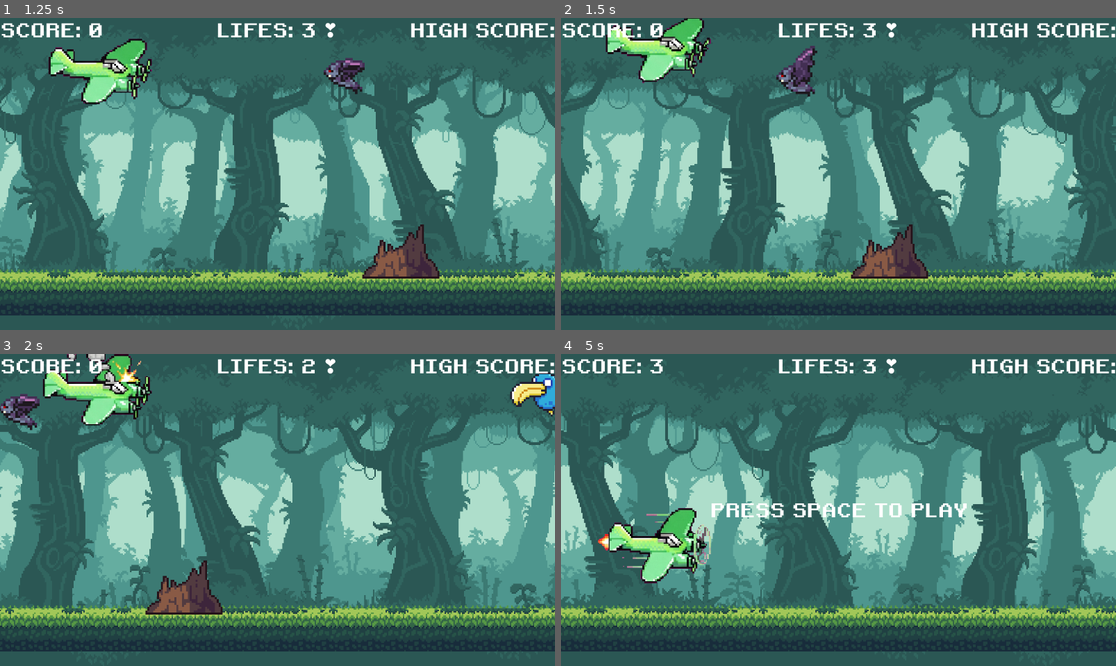
Above: before the commit, frames 1-4 (two rows, left to right).
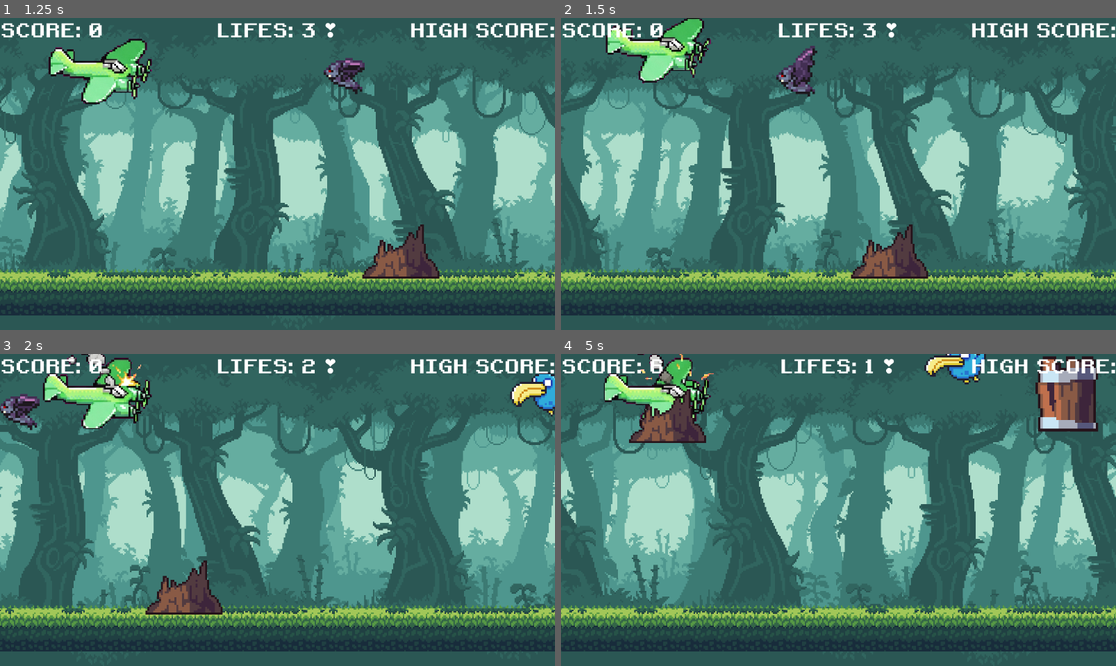
Above: after the commit, the same moments.

Repository: Humberto-Fonseca/Juego-avione-simulacion
Game: Godot game, scene res://dino-run-assets/assets/main.tscn
Two runs of this game, one before a commit and one after it. Both use one fixed random seed, a clock stepped at 60 frames per second and the inputs below.
Inputs (mouse positions are in pixels of both pictures, inside the frame that each line leads up to):
- Up to frame 1 (1.25 s): tap Space at 0.5 s; hold Right (ui_right) from 0.53 s (still down); hold Enter (ui_accept) from 0.53 s (still down)
- Up to frame 2 (1.5 s): keep holding Right (ui_right); release Enter (ui_accept) at 1.28 s; tap Enter (ui_accept) at 1.35 s
- Up to frame 3 (2 s): keep holding Right (ui_right); tap Enter (ui_accept) at 1.52, 1.82 s
- Up to frame 4 (5 s): release Right (ui_right) at 2.03 s; hold Left (ui_left) 2.03-2.78 s; hold Enter (ui_accept) 2.03-2.78 s; hold Right (ui_right) 2.78-4.25 s; tap Enter (ui_accept) at 2.85, 3.02, 3.32 s; hold Enter (ui_accept) 3.53-4.25 s; click (838, 510) at 4.25 s, where only the run before the commit has a clickable "REINTENTAR"

Frame 1 is identical in both runs. In frame 2, 0.5% of the frame differs, in the area x 8-28%, y 0-21%; in frame 3, 2.1%; in frame 4, 55%, in the area x 0-100%, y 0-88%.

Commit message:
inmunidad

Diff:
--- a/dino-run-assets/assets/avion.gd
+++ b/dino-run-assets/assets/avion.gd
@@ -12,13 +12,18 @@
 const DURACION_TURBO : float = 0.6
 const BOOST_VELOCIDAD : float = 1.5
 
+@onready var animated_sprite_2d: AnimatedSprite2D = $AnimatedSprite2D
+@onready var aku_aku_sound: AudioStreamPlayer2D = $AkuAkuSound
+@onready var jump_sound: AudioStreamPlayer = $JumpSound
+@onready var collision_polygon_2d: CollisionPolygon2D = $CollisionPolygon2D
+
 # Candado visual para el impacto
 var en_choque : bool = false
 
 func _physics_process(delta):
 	# Si el juego está en Game Over, no hacemos nada
 	if not get_parent().game_running:
-		$AnimatedSprite2D.play("turbo")
+		animated_sprite_2d.play("turbo")
 		return
 
 	# 1. Contadores de tiempo para el doble click
@@ -33,14 +38,14 @@
 
 	# 3. Detectar doble click para activar turbo
 	if Input.is_action_just_pressed("ui_accept"):
-		$JumpSound.play()
+		jump_sound.play()
 		if tiempo_arriba <= LIMITE_DOBLE_CLICK:
 			en_turbo = true
 			temporizador_turbo = DURACION_TURBO
 		tiempo_arriba = 0.0
 
 	elif Input.is_action_just_pressed("ui_down"):
-		$JumpSound.play()
+		jump_sound.play()
 		if tiempo_abajo <= LIMITE_DOBLE_CLICK:
 			en_turbo = true
 			temporizador_turbo = DURACION_TURBO
@@ -60,9 +65,9 @@
 	# (Limpiamos esto: ya no manipulamos las colisiones aquí)
 	if not en_choque:
 		if en_turbo:
-			$AnimatedSprite2D.play("turbo")
+			animated_sprite_2d.play("turbo")
 		else:
-			$AnimatedSprite2D.play("volando")
+			animated_sprite_2d.play("volando")
 
 	move_and_slide()
 
@@ -71,11 +76,12 @@
 func recibir_dano():
 	if en_choque: return
 	en_choque = true
-	$AnimatedSprite2D.play("crash")
-	$AkuAkuSound.play()
-	# Apaga la Máscara de la Capa 2 (Obstáculos), pero la 1 (Suelo) sigue activa
-	set_collision_mask_value(2, false)
+	animated_sprite_2d.play("crash")
+	aku_aku_sound.play()
+
+	collision_polygon_2d.set_deferred("disabled", true)
 	await get_tree().create_timer(2.0).timeout
 	en_choque = false
 	# Vuelve a encender la detección de obstáculos
-	set_collision_mask_value(2, true)
+	#set_collision_mask_value(2, true)
+	collision_polygon_2d.set_deferred("disabled", false)
--- a/dino-run-assets/assets/avion.tscn
+++ b/dino-run-assets/assets/avion.tscn
@@ -116,10 +116,11 @@
 "speed": 10.0
 }]
 
-[sub_resource type="RectangleShape2D" id="RectangleShape2D_m7jfv"]
-size = Vector2(192, 120)
+[sub_resource type="RectangleShape2D" id="RectangleShape2D_nyyl4"]
+size = Vector2(20, 136)
 
 [node name="avion" type="CharacterBody2D" unique_id=295396669]
+collision_mask = 4
 script = ExtResource("1_d6mc3")
 
 [node name="AnimatedSprite2D" type="AnimatedSprite2D" parent="." unique_id=1882920959]
@@ -127,12 +128,6 @@
 scale = Vector2(2, 2)
 sprite_frames = SubResource("SpriteFrames_vvfp2")
 animation = &"crash"
-frame = 2
-frame_progress = 0.4183635
-
-[node name="Col_fly" type="CollisionShape2D" parent="." unique_id=459146143]
-position = Vector2(-8, -4)
-shape = SubResource("RectangleShape2D_m7jfv")
 
 [node name="JumpSound" type="AudioStreamPlayer" parent="." unique_id=1757747466]
 stream = ExtResource("3_nyyl4")
@@ -140,3 +135,11 @@
 
 [node name="AkuAkuSound" type="AudioStreamPlayer2D" parent="." unique_id=634012856]
 stream = ExtResource("4_nyyl4")
+
+[node name="CollisionPolygon2D" type="CollisionPolygon2D" parent="." unique_id=1636650949]
+polygon = PackedVector2Array(-56, -16, 16, -16, 32, -40, 80, -56, 8, 48, -16, 56, -24, 48, -8, 8, -56, 0)
+
+[node name="CollisionShape2D" type="CollisionShape2D" parent="." unique_id=1443691488]
+position = Vector2(40, -4)
+shape = SubResource("RectangleShape2D_nyyl4")
+disabled = true
--- a/dino-run-assets/assets/barrel.tscn
+++ b/dino-run-assets/assets/barrel.tscn
@@ -3,6 +3,7 @@
 [ext_resource type="Texture2D" uid="uid://d1ohdj0obvdw4" path="res://dino-run-assets/assets/img/obstacles/barrel.png" id="1_q74ni"]
 
 [node name="barrel" type="Area2D" unique_id=229638425]
+collision_layer = 2
 
 [node name="Sprite2D" type="Sprite2D" parent="." unique_id=1606395871]
 texture_filter = 1
--- a/dino-run-assets/assets/bat.tscn
+++ b/dino-run-assets/assets/bat.tscn
@@ -36,6 +36,7 @@
 size = Vector2(78, 126)
 
 [node name="bat" type="Area2D" unique_id=958445217]
+collision_layer = 2
 script = ExtResource("1_2qy07")
 
 [node name="AnimatedSprite2D" type="AnimatedSprite2D" parent="." unique_id=1995182164]
--- a/dino-run-assets/assets/bird.tscn
+++ b/dino-run-assets/assets/bird.tscn
@@ -80,6 +80,7 @@
 [node name="bird" type="Area2D" unique_id=60338051]
 position = Vector2(33, 15)
 scale = Vector2(4, 4)
+collision_layer = 2
 script = ExtResource("1_xm6f1")
 
 [node name="AnimatedSprite2D" type="AnimatedSprite2D" parent="." unique_id=2021627623]
--- a/dino-run-assets/assets/ground.tscn
+++ b/dino-run-assets/assets/ground.tscn
@@ -6,6 +6,8 @@
 size = Vector2(2304, 89)
 
 [node name="Ground" type="StaticBody2D" unique_id=232305911]
+collision_layer = 4
+collision_mask = 0
 
 [node name="Sprite2D" type="Sprite2D" parent="." unique_id=96016652]
 texture = ExtResource("1_nwj4r")
--- a/dino-run-assets/assets/main.gd
+++ b/dino-run-assets/assets/main.gd
@@ -9,7 +9,7 @@
 var obstacules : Array
 	 #jugador
 @onready var avion = $avion
-@onready var collision_shape = $avion/Col_fly
+var collision_shape: CollisionShape2D
 var vidas = 3
 #varibles del juego
 var x
@@ -34,6 +34,7 @@
 func _ready():
 	screen_size = get_window().size
 	ground_hight = $Ground.get_node("Sprite2D").texture.get_height()
+	collision_shape = avion.get_node("CollisionShape2D")
 	$retry.get_node("Button").pressed.connect(new_game)
 	new_game()
 
--- a/dino-run-assets/assets/rock.tscn
+++ b/dino-run-assets/assets/rock.tscn
@@ -3,6 +3,7 @@
 [ext_resource type="Texture2D" uid="uid://bgeftk53wbtmm" path="res://dino-run-assets/assets/img/obstacles/rock.png" id="1_fwyby"]
 
 [node name="rock" type="Area2D" unique_id=1797819778]
+collision_layer = 2
 
 [node name="Sprite2D" type="Sprite2D" parent="." unique_id=1185604107]
 texture_filter = 1
--- a/dino-run-assets/assets/stump.tscn
+++ b/dino-run-assets/assets/stump.tscn
@@ -3,6 +3,7 @@
 [ext_resource type="Texture2D" uid="uid://c3lygwe81wael" path="res://dino-run-assets/assets/img/obstacles/stump.png" id="1_demo6"]
 
 [node name="Stump" type="Area2D" unique_id=1842612368]
+collision_layer = 2
 
 [node name="Sprite2D" type="Sprite2D" parent="." unique_id=1648073759]
 texture_filter = 1
--- a/project.godot
+++ b/project.godot
@@ -15,6 +15,12 @@
 config/features=PackedStringArray("4.6", "Forward Plus")
 config/icon="res://icon.svg"
 
+[layer_names]
+
+2d_physics/layer_1="Jugador"
+2d_physics/layer_2="Obstáculos"
+2d_physics/layer_3="Bordes"
+
 [physics]
 
 3d/physics_engine="Jolt Physics"
